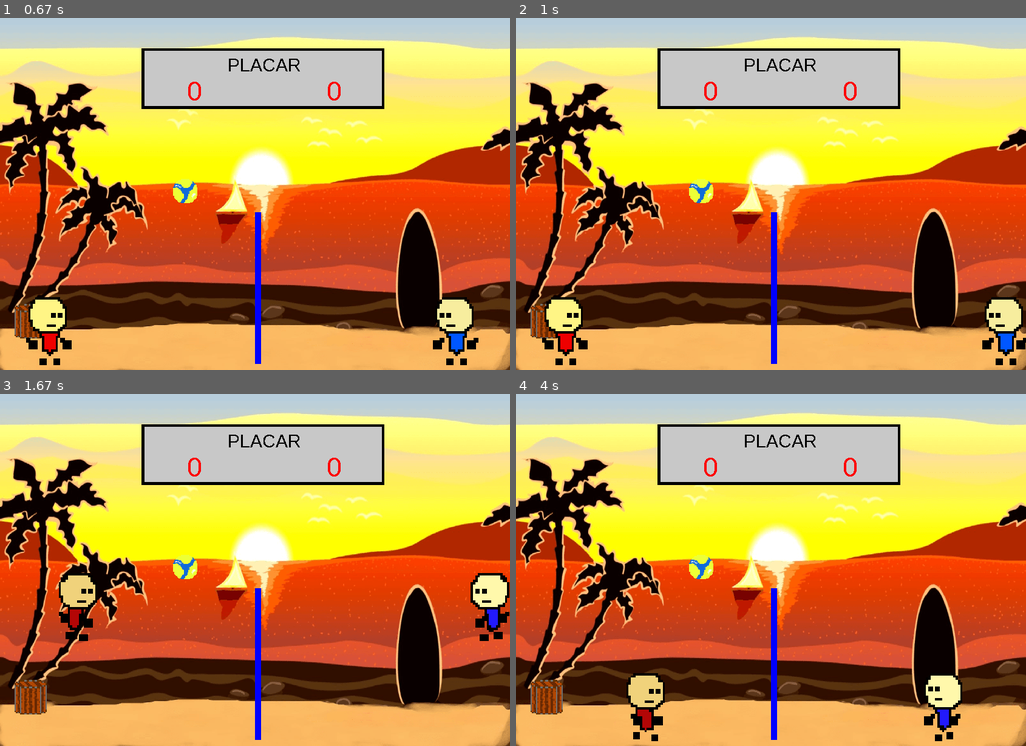
Above: before the commit, frames 1-4 (two rows, left to right).
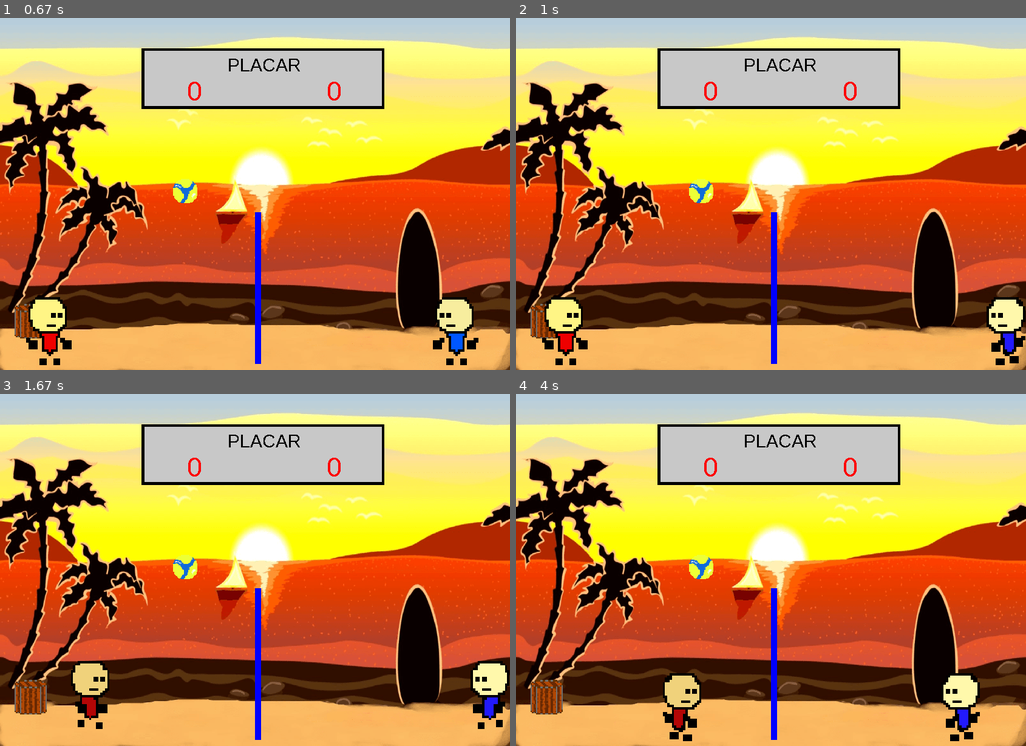
Above: after the commit, the same moments.

Repository: luiskeyd/volei-pygame
Game: pygame game, started from jogo.py
Two runs of this game, one before a commit and one after it. Both use one fixed random seed, a clock stepped at 60 frames per second and the inputs below.
Inputs:
- Up to frame 1 (0.67 s): tap Space at 0.33 s
- Up to frame 2 (1 s): hold Right from 0.67 s (still down)
- Up to frame 3 (1.67 s): release Right at 1.13 s; hold Up 1.17-1.47 s; hold W 1.17-1.47 s; hold Right from 1.5 s (still down); hold D from 1.5 s (still down)
- Up to frame 4 (4 s): release Right at 1.97 s; release D at 1.97 s; hold Left 2-2.53 s; hold A 2-2.53 s; hold Left 2.57-2.97 s; hold A 2.57-2.97 s; hold Up 3-3.37 s; hold W 3-3.37 s; hold Right from 3.4 s (still down); hold D from 3.4 s (still down)

Frame 1 is identical in both runs. In frame 2, 0.5% of the frame differs, in the area x 91-100%, y 79-99%; in frame 3, 3.9%, in the area x 11-100%, y 50-96%; in frame 4, 3.2%.

Commit message:
shhiiiiu

Diff:
--- a/constantes.py
+++ b/constantes.py
@@ -25,7 +25,7 @@
 PULANDO = False
 
 #frames
-FPS = 60
+FPS = 80
 
 #posiçao dos jogadores
 X_JOGADOR1 = 20
